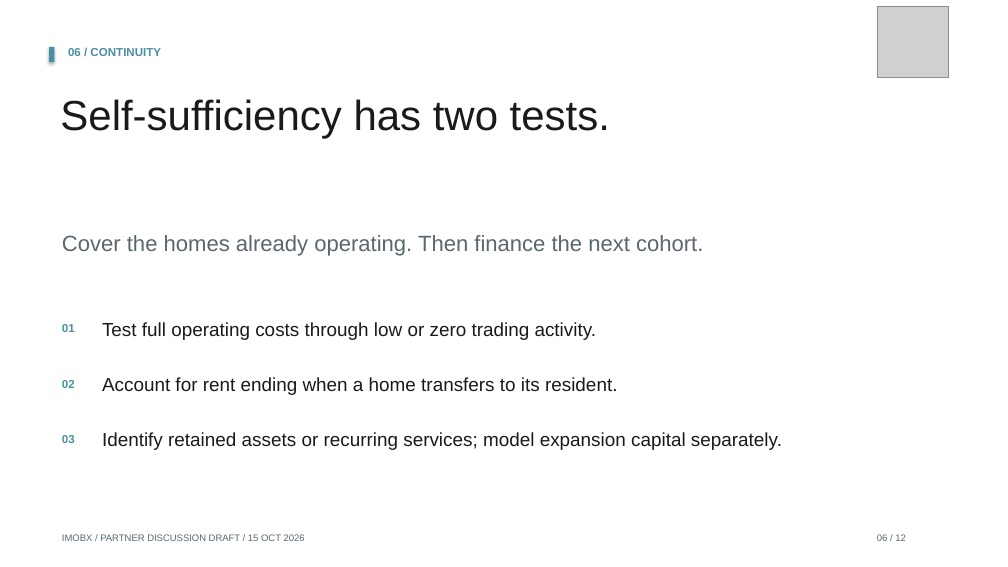
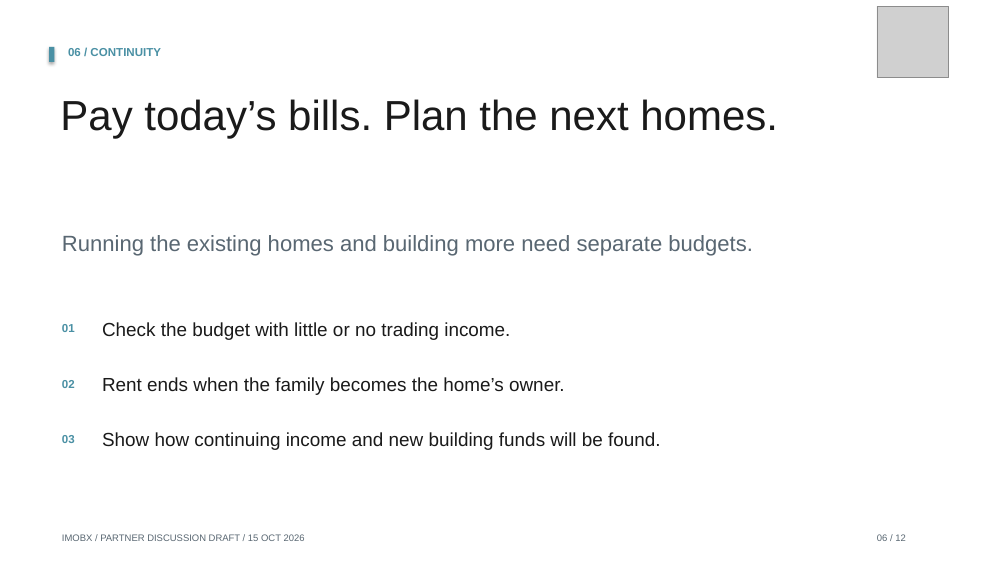
Before and after one commit to Siah-kin/imobx-website, a slide deck: slide 6 of pitchdeck.pptx. Drawn at 1008x567 pixels with LibreOffice and Linux fonts; fonts in the diff are those of the drawing; grey boxes stand for pictures. Boxes give left, top, right and bottom in pixels: in the first picture for what was removed or moved away, otherwise in the second. Text is boxed around its words. In the diff, an @@ line names an element or a change of style, - is before the commit and + after.

Commit message:
Explain the housing and DAO model in everyday language

```diff
--- a/pitchdeck.pptx
+++ b/pitchdeck.pptx
@@ text at box(60, 99, 778, 138): text changed @@
-Self-sufficiency has two tests.
+Pay today’s bills. Plan the next homes.
@@ text at box(62, 235, 753, 256): text changed @@
-Cover the homes already operating. Then finance the next cohort.
+Running the existing homes and building more need separate budgets.
@@ text at box(102, 322, 510, 340): text changed @@
-Test full operating costs through low or zero trading activity.
+Check the budget with little or no trading income.
@@ text at box(102, 377, 565, 395): text changed @@
-Account for rent ending when a home transfers to its resident.
+Rent ends when the family becomes the home’s owner.
@@ text at box(102, 432, 661, 450): text changed @@
-Identify retained assets or recurring services; model expansion capital separately.
+Show how continuing income and new building funds will be found.
```
Also in this commit, not shown: 11 other slides changed, 26 other files.
